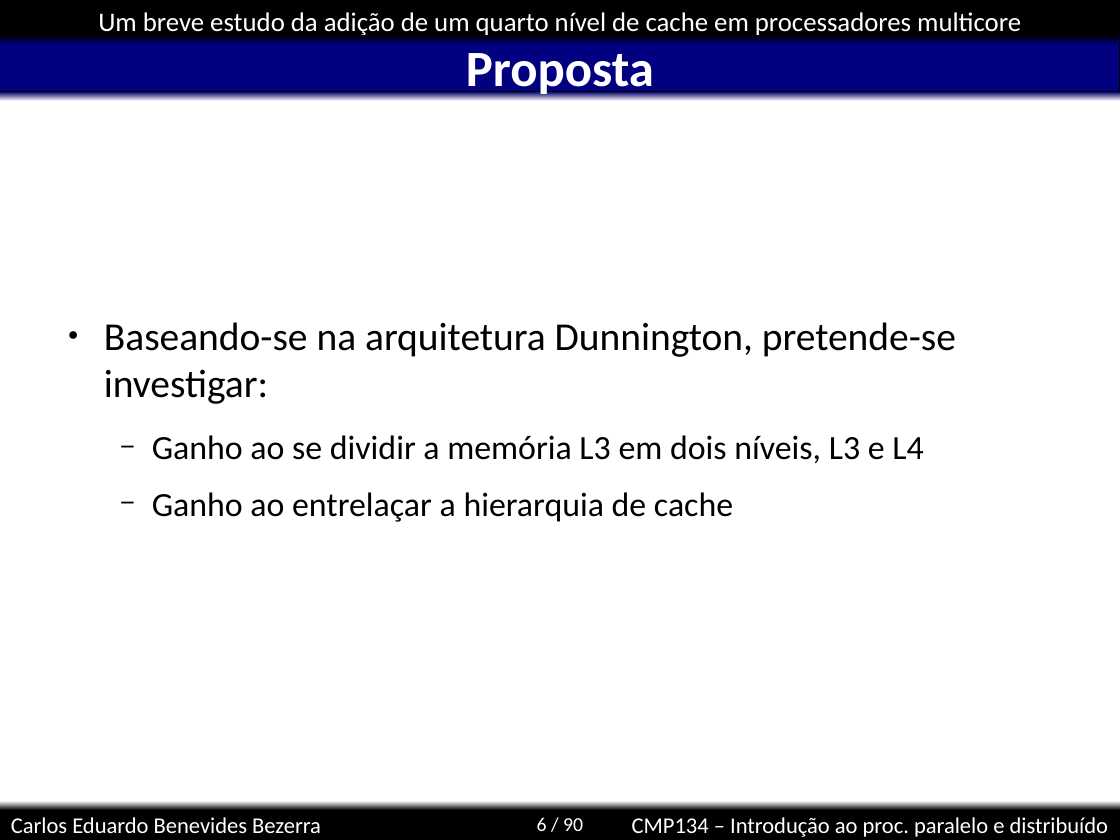
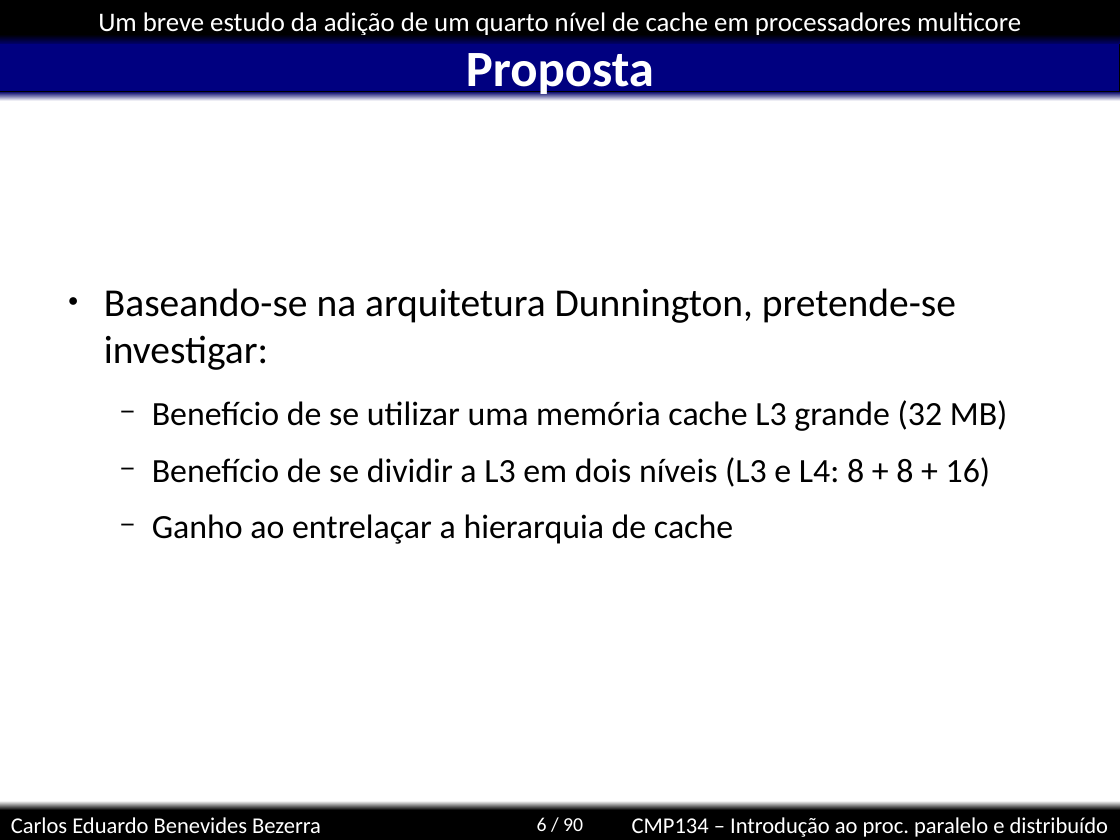
Before and after one commit to kdubezerra/kdubezerra, a slide deck: slide 6 of disciplinas/cmp134/simics/carloseduardo.ppt. Drawn at 1120x840 pixels with LibreOffice and Linux fonts; fonts in the diff are those of the drawing; background and template pictures are left out. Boxes give left, top, right and bottom in pixels: in the first picture for what was removed or moved away, otherwise in the second. Text is boxed around its words. In the diff, an @@ line names an element or a change of style, - is before the commit and + after.

```diff
--- a/disciplinas/cmp134/simics/carloseduardo.ppt
+++ b/disciplinas/cmp134/simics/carloseduardo.ppt
@@ text at box(152, 400, 1008, 487): text changed @@
-  − Ganho ao se dividir a memória L3 em dois níveis, L3 e L4
+  − Benefício de se utilizar uma memória cache L3 grande (32 MB)
+  − Benefício de se dividir a L3 em dois níveis (L3 e L4: 8 + 8 + 16)
```
Also in this commit, not shown: 1 other slide changed, 3 slides added, 16 other files.
